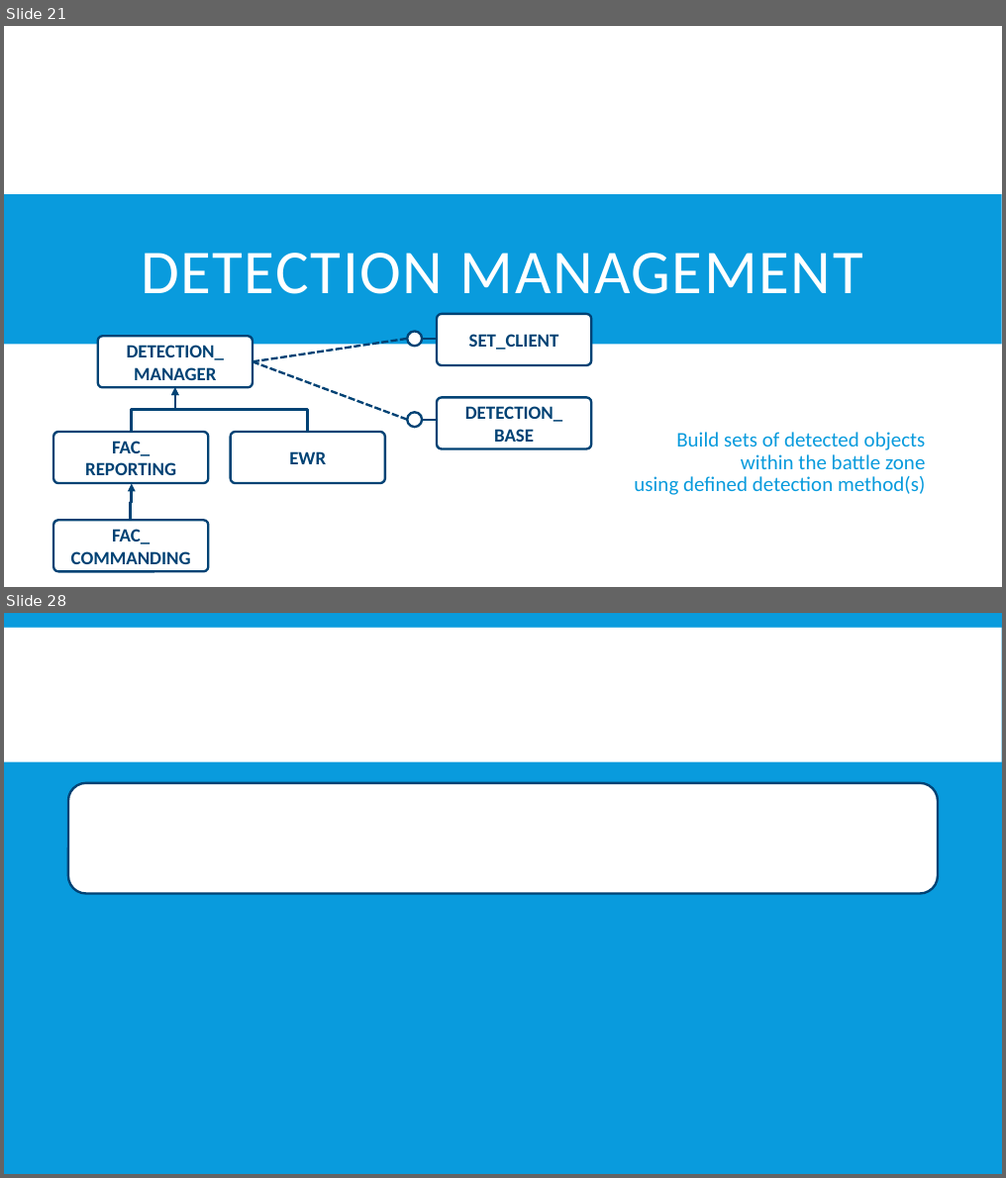
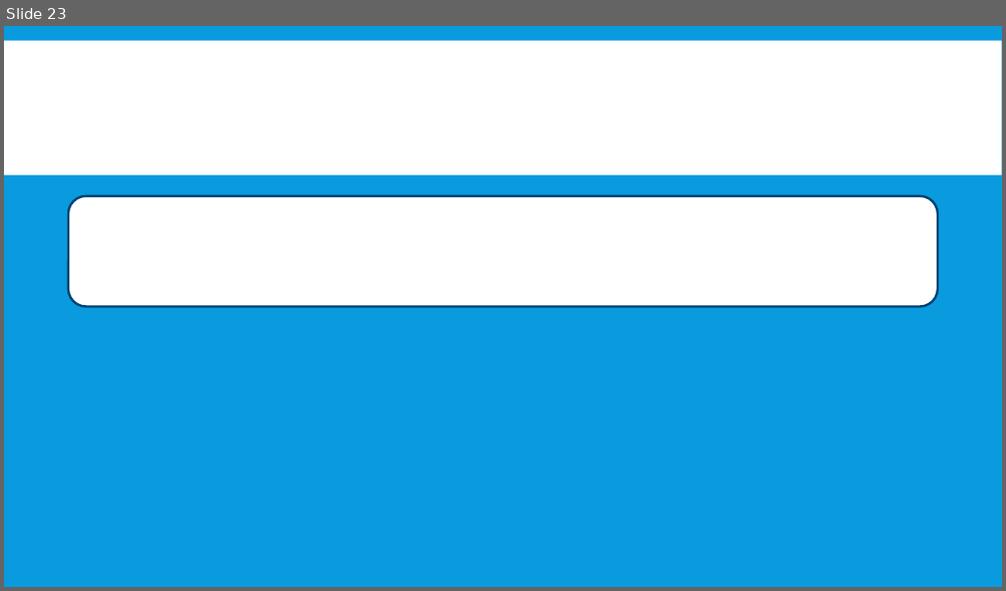
Before and after one commit to FlightControl-Master/MOOSE, a slide deck: Moose Training/Presentations/DCS World - MOOSE - Detection - Part 1 - Explanation.pptx. Shown one above the other, each under a label of ours: slides 21 and 28 before the commit, slide 23 after it; the slides between them are not shown. The pictures are 1006x1178 and 1006x591 pixels, drawn with LibreOffice and Linux fonts; fonts in the diff are those of the drawing; background and template pictures are left out. Boxes give left, top, right and bottom in pixels: in the first picture for what was removed or moved away, otherwise in the second. Text is boxed around its words. In the diff, an @@ line names an element or a change of style, - is before the commit and + after.

```diff
--- a/Moose Training/Presentations/DCS World - MOOSE - Detection - Part 1 - Explanation.pptx
+++ b/Moose Training/Presentations/DCS World - MOOSE - Detection - Part 1 - Explanation.pptx
@@ slide 21 removed at box(4, 26, 1002, 587), background #FFFFFF @@
@@ rectangle removed at box(4, 194, 1002, 344) @@
@@ title removed at box(141, 253, 863, 294) @@
-DETECTION MANAGEMENT
@@ rounded rectangle removed at box(437, 314, 592, 366) @@
-SET_CLIENT
@@ rounded rectangle removed at box(98, 336, 252, 387) @@
-DETECTION_
-MANAGER
@@ line removed from (252, 363) to (408, 339) @@
@@ ellipse removed at box(408, 332, 423, 347) @@
@@ line removed from (437, 339) to (422, 339) @@
@@ line removed from (408, 420) to (252, 363) @@
@@ elbow arrow removed from (132, 432) to (175, 387) @@
@@ elbow arrow removed from (308, 432) to (175, 387) @@
@@ rounded rectangle removed at box(437, 398, 592, 450) @@
-DETECTION_
-BASE
@@ rounded rectangle removed at box(54, 432, 208, 483) @@
-FAC_
-REPORTING
@@ rounded rectangle removed at box(230, 432, 385, 483) @@
-EWR
@@ ellipse removed at box(408, 412, 423, 427) @@
@@ line removed from (437, 420) to (422, 420) @@
@@ text removed at box(634, 432, 926, 495) @@
-Build sets of detected objects
-within the battle zone
-using defined detection method(s)
@@ elbow arrow removed from (131, 521) to (132, 484) @@
@@ rounded rectangle removed at box(54, 520, 208, 571) @@
-FAC_
-COMMANDING
@@ what was slide 28 is now slide 23 @@
```
Also in this commit, not shown: 17 slides changed, 3 slides added, 7 other slides removed, 1 other file.
